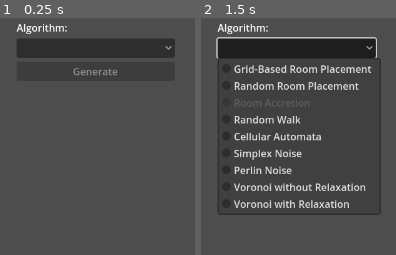
Above: before the commit, frames 1-2 (left to right).
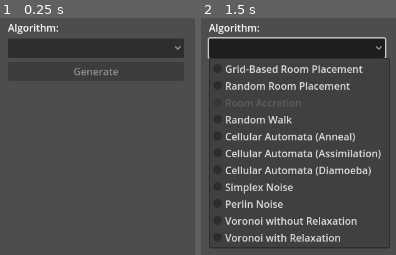
Above: after the commit, the same moments.

Repository: klistwan/COMP4121
Game: Godot game, scene res://src/main.tscn
The game is run twice, just before and just after one commit, with the same random seed, the same clock (stepped at 60 frames per second) and the same inputs.
Inputs (mouse positions are in pixels of both pictures, inside the frame that each line leads up to):
- Up to frame 1 (0.25 s): no input
- Up to frame 2 (1.5 s): tap Enter at 0.5 s; click (296, 48) at 1.25 s

The runs differ from the first frame. In frame 1, 1.6% of the frame differs, in the area x 4-95%, y 2-25%; in frame 2, 16%, in the area x 3-97%, y 2-98%.

Commit message:
Add Assimilation and Diamoeba cellular automata

Diff:
--- a/src/gui.gd
+++ b/src/gui.gd
@@ -9,10 +9,12 @@
 	2: "res://src/map/algorithms/room_accretion.gd",
 	3: "res://src/map/algorithms/random_walk.gd",
 	4: "res://src/map/algorithms/cellular_automata.gd",
-	5: "res://src/map/algorithms/fast_noise.gd",
-	6: "res://src/map/algorithms/fast_noise.gd",
-	7: "res://src/map/algorithms/voronoi_relaxation.gd",
-	8: "res://src/map/algorithms/voronoi_relaxation.gd",
+	5: "res://src/map/algorithms/cellular_automata.gd",
+	6: "res://src/map/algorithms/cellular_automata.gd",
+	7: "res://src/map/algorithms/fast_noise.gd",
+	8: "res://src/map/algorithms/fast_noise.gd",
+	9: "res://src/map/algorithms/voronoi_relaxation.gd",
+	10: "res://src/map/algorithms/voronoi_relaxation.gd",
 }
 
 @onready var generate_button: Button = $CenterContainer/VBoxContainer/Generate
@@ -22,13 +24,22 @@
 	generate_button.disabled = true
 	var params := {}
 	match selected_item_index:
-		5:
+		4:  # Anneal
+			params["born"] = [4, 6, 7, 8]
+			params["survive"] = [3, 5, 6, 7, 8]
+		5:  # Assimilation
+			params["born"] = [4, 5, 6, 7]
+			params["survive"] = [3, 4, 5]
+		6:  # Diamoeba
+			params["born"] = [5, 6, 7, 8]
+			params["survive"] = [3, 5, 6, 7, 8]
+		7:
 			params["noise_type"] = FastNoiseLite.TYPE_SIMPLEX_SMOOTH
-		6:
+		8:
 			params["noise_type"] = FastNoiseLite.TYPE_PERLIN
-		7:
+		9:
 			params["iteration_count"] = 1
-		8:
+		10:
 			params["iteration_count"] = 5
 	generate_button_pressed.emit(algorithms[selected_item_index], params)
 
--- a/src/gui.tscn
+++ b/src/gui.tscn
@@ -29,7 +29,7 @@
 
 [node name="AlgorithmOptions" type="OptionButton" parent="CenterContainer/VBoxContainer"]
 layout_mode = 2
-item_count = 9
+item_count = 11
 popup/item_0/text = "Grid-Based Room Placement"
 popup/item_0/id = 1
 popup/item_1/text = "Random Room Placement"
@@ -39,16 +39,20 @@
 popup/item_2/disabled = true
 popup/item_3/text = "Random Walk"
 popup/item_3/id = 3
-popup/item_4/text = "Cellular Automata"
+popup/item_4/text = "Cellular Automata (Anneal)"
 popup/item_4/id = 4
-popup/item_5/text = "Simplex Noise"
+popup/item_5/text = "Cellular Automata (Assimilation)"
 popup/item_5/id = 5
-popup/item_6/text = "Perlin Noise"
+popup/item_6/text = "Cellular Automata (Diamoeba)"
 popup/item_6/id = 6
-popup/item_7/text = "Voronoi without Relaxation"
+popup/item_7/text = "Simplex Noise"
 popup/item_7/id = 7
-popup/item_8/text = "Voronoi with Relaxation"
+popup/item_8/text = "Perlin Noise"
 popup/item_8/id = 8
+popup/item_9/text = "Voronoi without Relaxation"
+popup/item_9/id = 7
+popup/item_10/text = "Voronoi with Relaxation"
+popup/item_10/id = 8
 
 [node name="Generate" type="Button" parent="CenterContainer/VBoxContainer"]
 layout_mode = 2
--- a/src/map/algorithms/cellular_automata.gd
+++ b/src/map/algorithms/cellular_automata.gd
@@ -14,9 +14,12 @@
 
 @export_category("Algorithm Parameters")
 @export var initial_alive_percentage: float = 0.50
-@export var max_generations: int = 20
+@export var max_generations: int = 10
 @export var min_cave_size: int = 20
 @export var async_probability: float = 0.90
+
+var born: Array = []
+var survive: Array = []
 
 var _rng := RandomNumberGenerator.new()
 
@@ -24,6 +27,11 @@
 func _ready() -> void:
 	_rng.randomize()
 	print_debug("_rng.seed=", _rng.seed)
+
+
+func set_rule(p_born: Array, p_survive: Array) -> void:
+	born = p_born
+	survive = p_survive
 
 
 func get_tile_type(biome: Biome, dungeon: MapData) -> Resource:
@@ -57,12 +65,12 @@
 		for x in range(1, map_width - 1):
 			for y in range(1, map_height - 1):
 				var count: int = count_live_neighbours(Vector2i(x, y), dungeon)
-				# Apply rule B4678/S35678 (Anneal).
+				# Apply rule.
 				if !dungeon.get_tile(Vector2i(x, y)).is_walkable():
-					if count in [4, 6, 7, 8]:
+					if count in born:
 						position_to_next_state[Vector2i(x, y)] = 1
 				else:
-					if count not in [3, 5, 6, 7, 8]:
+					if count not in survive:
 						position_to_next_state[Vector2i(x, y)] = 0
 
 		# Update MapData and TileMap.
--- a/src/map/map.gd
+++ b/src/map/map.gd
@@ -17,6 +17,8 @@
 		dungeon_generator.set_noise_type(params["noise_type"])
 	if "iteration_count" in params:
 		dungeon_generator.set_iteration_count(params["iteration_count"])
+	if "born" in params and "survive" in params:
+		dungeon_generator.set_rule(params["born"], params["survive"])
 	add_child(dungeon_generator)
 	dungeon_generator.finished.connect(_on_generation_finished)
 	tile_map.clear()
